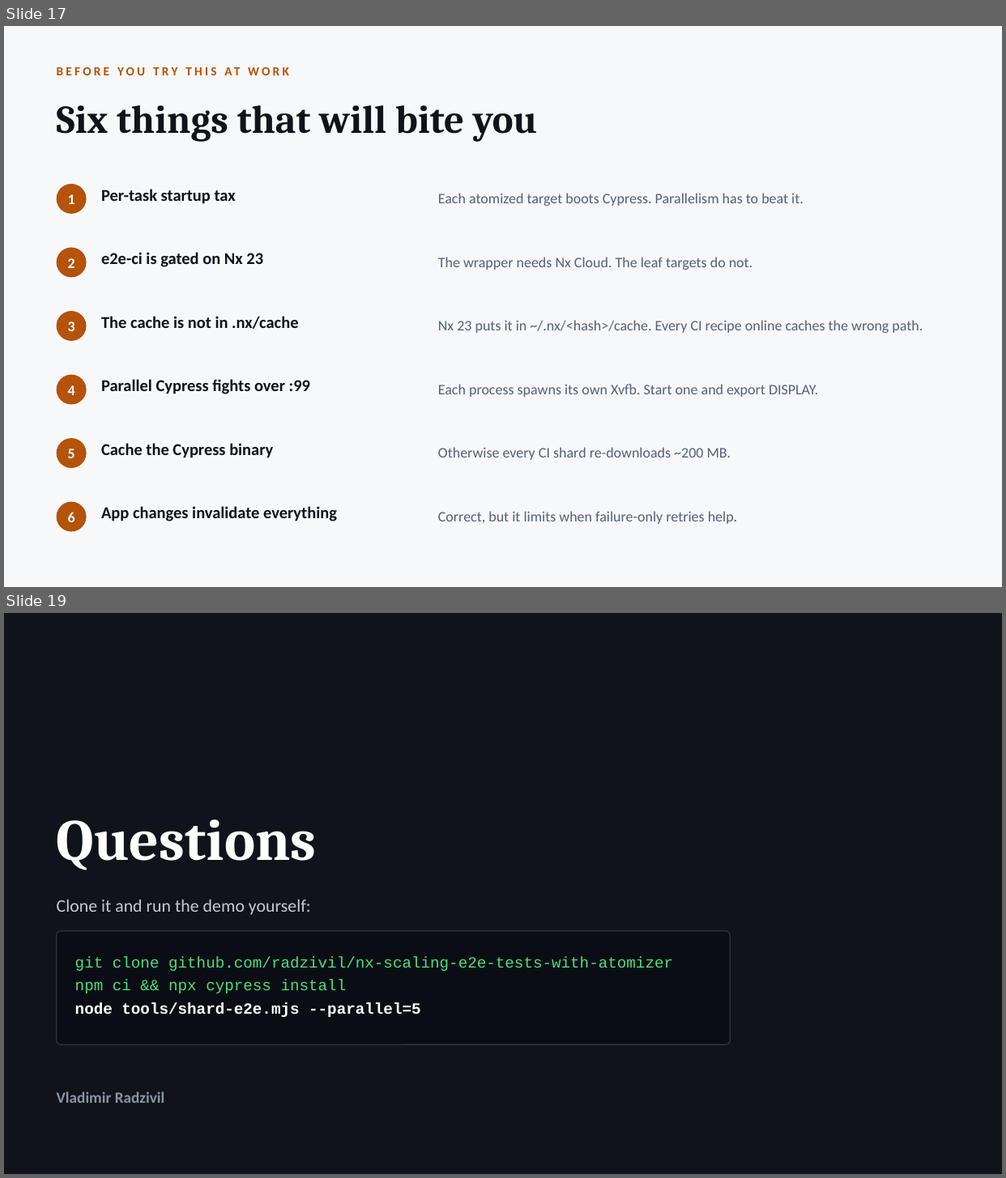
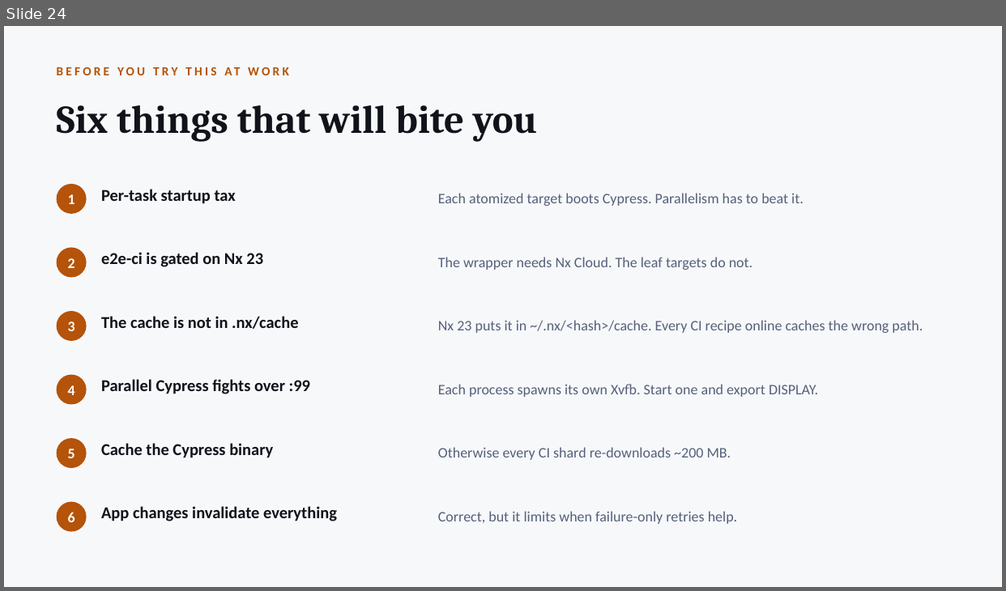
Before and after one commit to radzivil/nx-scaling-e2e-tests-with-atomizer, a slide deck: talk/Scaling-E2E-Tests-with-Nx.pptx. Shown one above the other, each under a label of ours: slides 17 and 19 before the commit, slide 24 after it; the slides between them are not shown. The pictures are 1006x1178 and 1006x591 pixels, drawn with LibreOffice and Linux fonts; fonts in the diff are those of the drawing. Boxes give left, top, right and bottom in pixels: in the first picture for what was removed or moved away, otherwise in the second. Text is boxed around its words. In the diff, an @@ line names an element or a change of style, - is before the commit and + after.

```diff
--- a/talk/Scaling-E2E-Tests-with-Nx.pptx
+++ b/talk/Scaling-E2E-Tests-with-Nx.pptx
@@ slide 19 removed at [4,613,1002,1174], background #10131A @@
@@ text removed at [57,820,317,871] @@
-Questions
@@ text removed at [57,900,311,915] @@
-Clone it and run the demo yourself:
@@ rounded rectangle removed at [57,931,731,1045] @@
@@ text removed at [75,956,673,1017] @@
-git clone github.com/radzivil/nx-scaling-e2e-tests-with-atomizer
-npm ci && npx cypress install
-node tools/shard-e2e.mjs --parallel=5
@@ text removed at [57,1092,164,1103] @@
-Vladimir Radzivil
@@ what was slide 17 is now slide 24 @@
```
Also in this commit, not shown: 1 slide changed, 13 slides added, 7 other slides removed, 8 other files.
